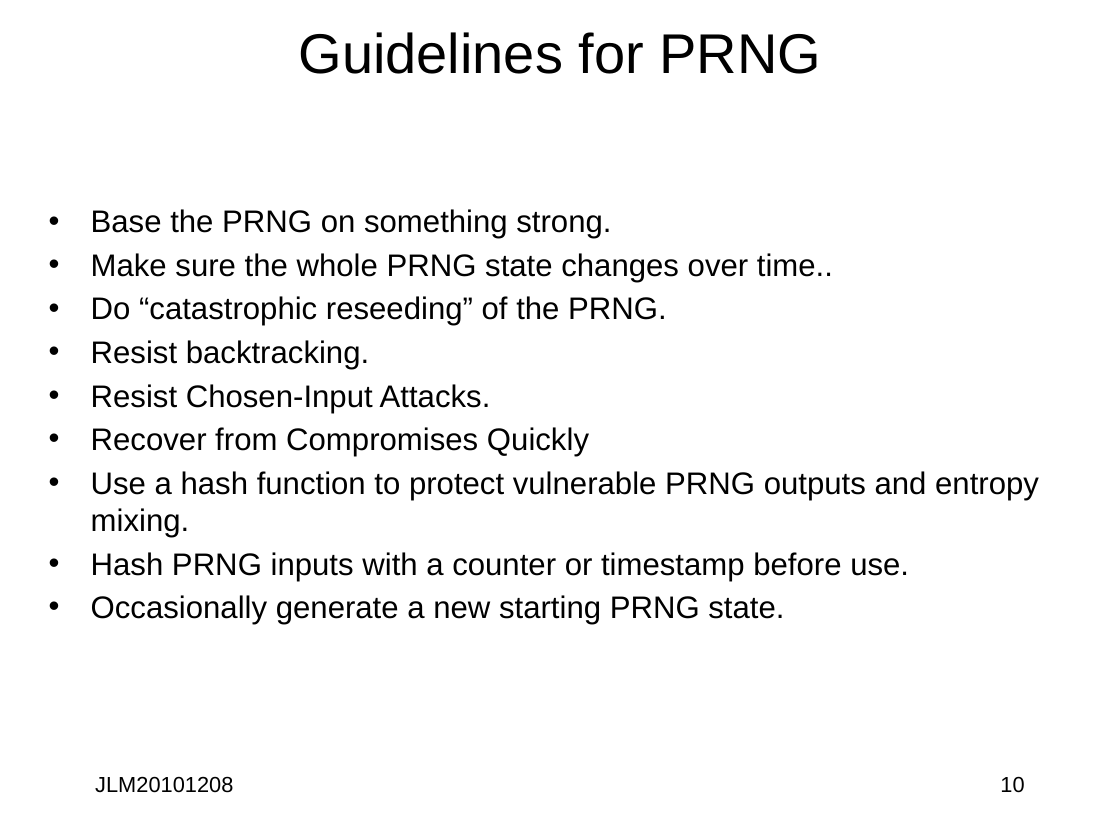
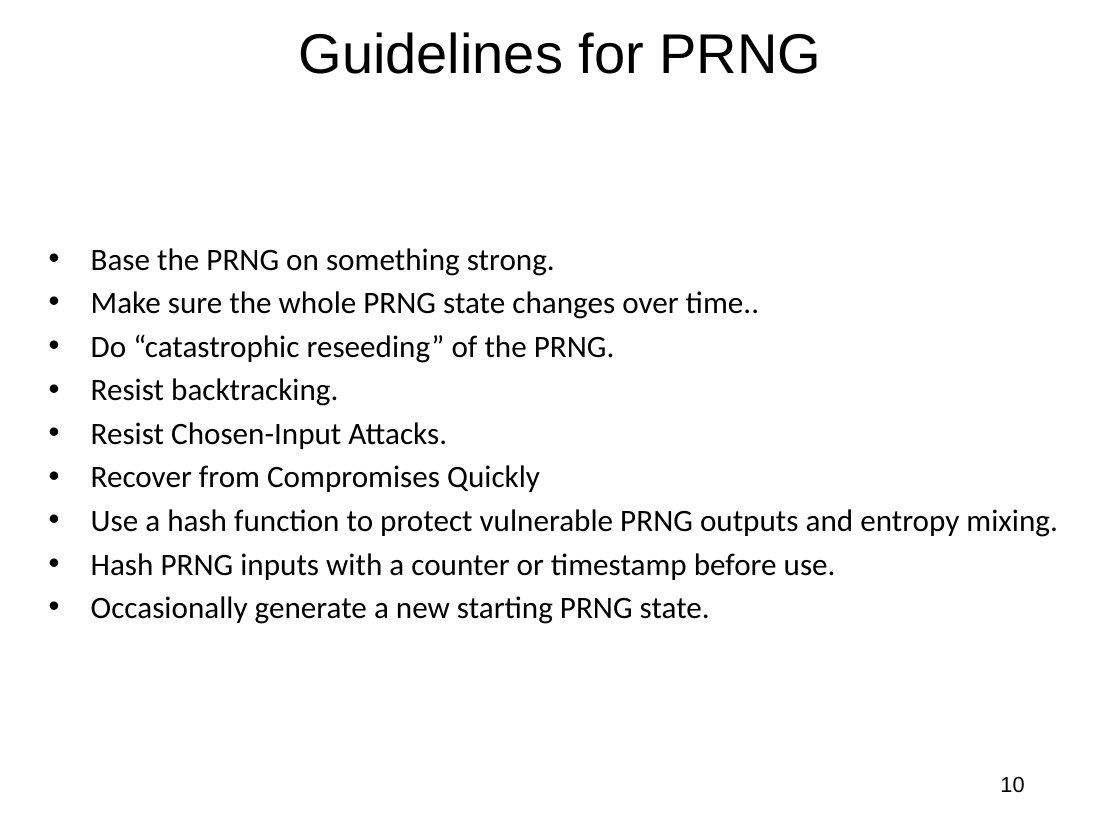
Before and after one commit to jlmucb/class_notes, a slide deck: slide 10 of BerkeleyClass/CS290Spring2013/Lectures/Cryptoclass9.pptx. Drawn at 1120x840 pixels with LibreOffice and Linux fonts; fonts in the diff are those of the drawing. Boxes give left, top, right and bottom in pixels: in the first picture for what was removed or moved away, otherwise in the second. Text is boxed around its words. In the diff, an @@ line names an element or a change of style, - is before the commit and + after.

```diff
--- a/BerkeleyClass/CS290Spring2013/Lectures/Cryptoclass9.pptx
+++ b/BerkeleyClass/CS290Spring2013/Lectures/Cryptoclass9.pptx
@@ text "Base the PRNG on something ...": place and size @@
-text "Base the PRNG on something ..." at box(91, 209, 1039, 624)
+text "Base the PRNG on something ..." at box(91, 248, 1058, 624)
@@ text "Base the PRNG on something ..." at box(91, 248, 1058, 624): font Arial to Calibri @@
@@ text removed at box(95, 776, 233, 793) @@
-JLM20101208
```
Also in this commit, not shown: 115 other slides changed, 1 other file.
